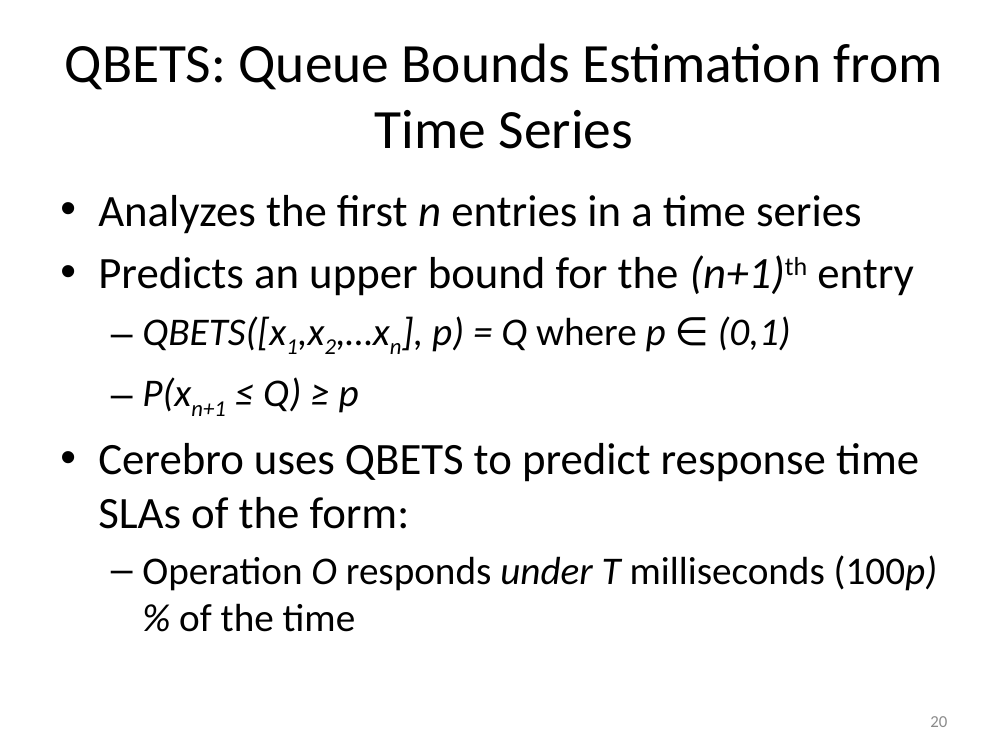
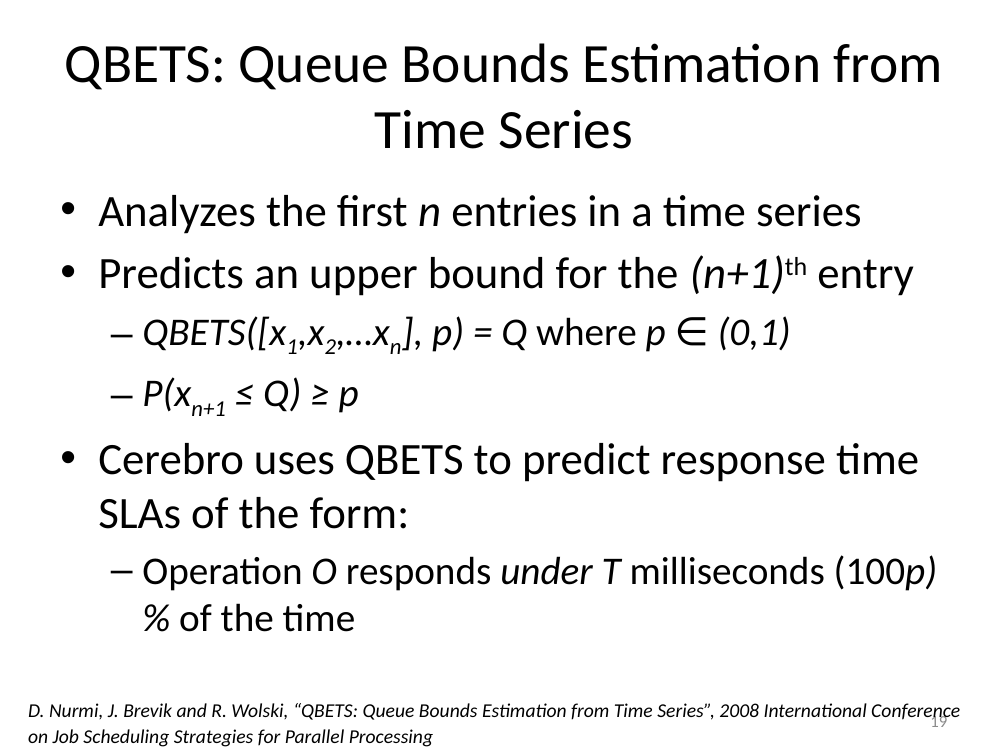
Before and after one commit to Dithn/eager-appscale, a slide deck: slide 19 of Eager/elk-experiment/appserver/system_design.pptx (slide 20 before the commit). Drawn at 1008x756 pixels with LibreOffice and Linux fonts; fonts in the diff are those of the drawing. Boxes give left, top, right and bottom in pixels: in the first picture for what was removed or moved away, otherwise in the second. Text is boxed around its words. In the diff, an @@ line names an element or a change of style, - is before the commit and + after.

```diff
--- a/Eager/elk-experiment/appserver/system_design.pptx
+++ b/Eager/elk-experiment/appserver/system_design.pptx
@@ text added at (28, 703, 960, 747), 14 pt, text #000000, italic @@
+D. Nurmi, J. Brevik and R. Wolski, “QBETS: Queue Bounds Estimation from Time Series”, 2008 International Conference on Job Scheduling Strategies for Parallel Processing
@@ page number at (930, 714, 947, 727): text changed @@
-20
+19
```
Also in this commit, not shown: 7 other slides changed, 3 slides added, 3 slides removed.
